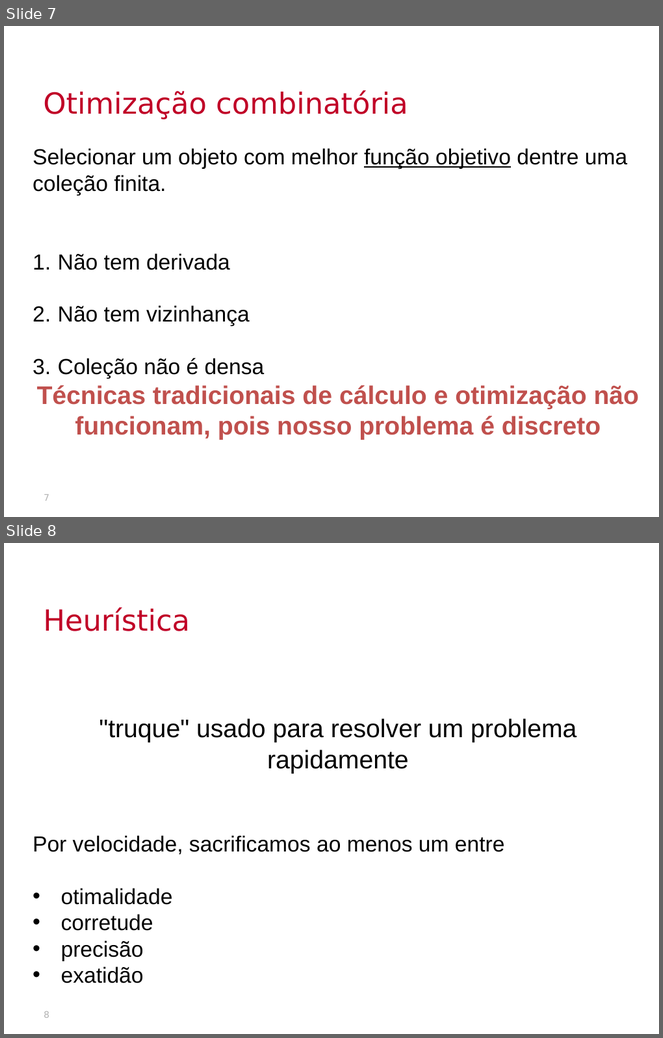
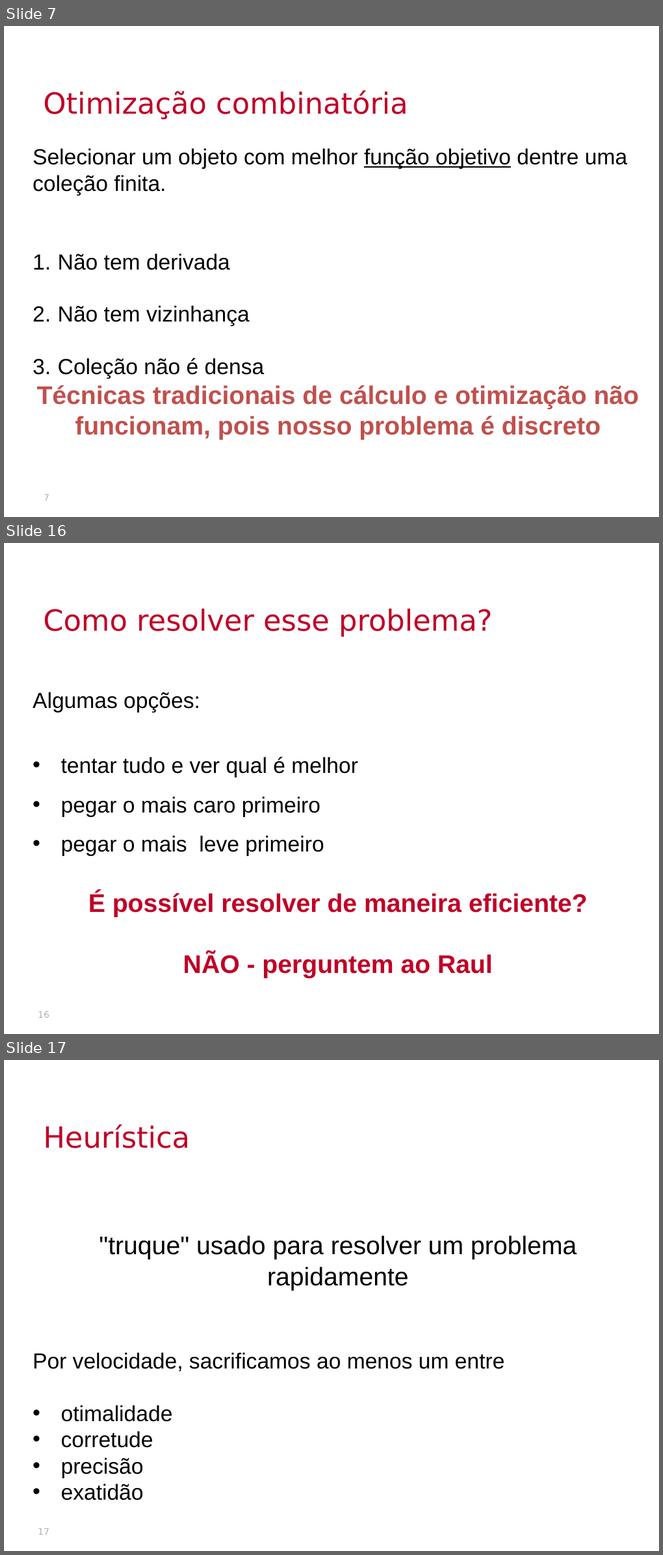
Before and after one commit to thalials/supercomp, a slide deck: aulas/04-projeto-heuristicas/slides.pptx. Shown one above the other, each under a label of ours: slides 7 and 8 before the commit, slides 7, 16 and 17 after it; the slides between them are not shown. The pictures are 663x1038 and 663x1555 pixels, drawn with LibreOffice and Linux fonts; fonts in the diff are those of the drawing; background and template pictures are left out. Boxes give left, top, right and bottom in pixels: in the first picture for what was removed or moved away, otherwise in the second. Text is boxed around its words. In the diff, an @@ line names an element or a change of style, - is before the commit and + after.

```diff
--- a/aulas/04-projeto-heuristicas/slides.pptx
+++ b/aulas/04-projeto-heuristicas/slides.pptx
@@ slide 16 added at (x1=4, y1=543, x2=659, y2=1034), background picture (left out) @@
@@ text added at (x1=43, y1=609, x2=493, y2=637), 32 pt, text #C00026 @@
+Como resolver esse problema?
@@ text added at (x1=33, y1=692, x2=588, y2=979), 24 pt, text #000000 @@
+Algumas opções:
+• tentar tudo e ver qual é melhor
+• pegar o mais caro primeiro
+• pegar o mais leve primeiro
+É possível resolver de maneira eficiente?
+NÃO - perguntem ao Raul
@@ page number added at (x1=38, y1=1012, x2=50, y2=1018), 10 pt, text #B2B2B2 @@
+16
@@ what was slide 8 is now slide 17 @@
@@ page number at (x1=38, y1=1529, x2=50, y2=1535): text changed @@
-8
+17
```
Also in this commit, not shown: 1 slide changed, 13 other slides added, 1 slide removed, 26 other files.
